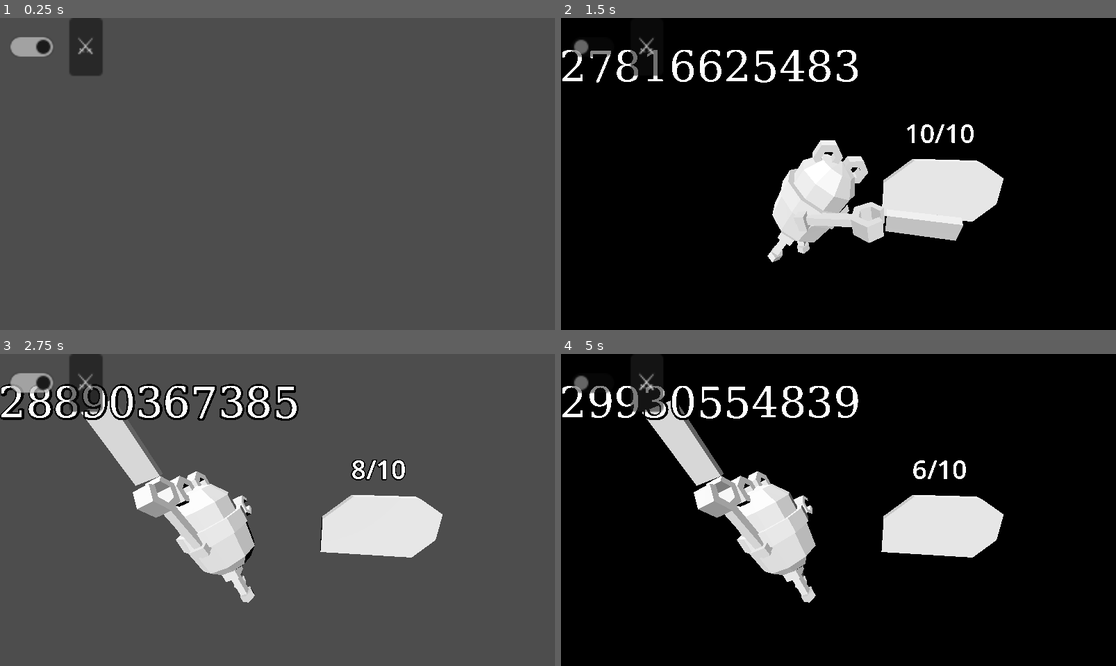
Above: before the commit, frames 1-4 (two rows, left to right).
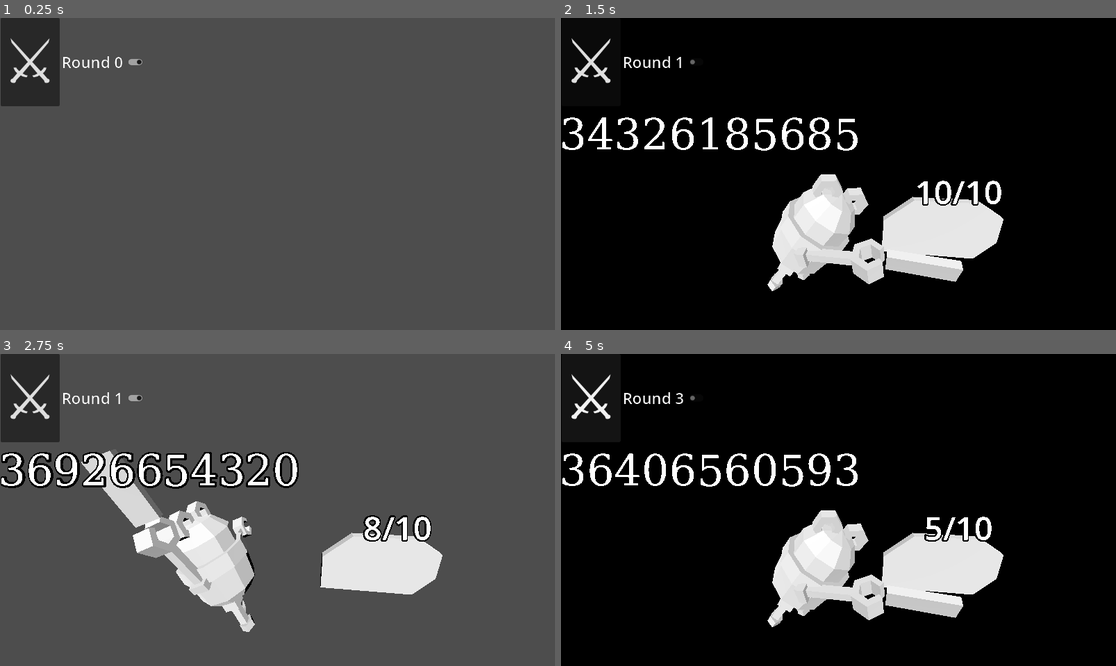
Above: after the commit, the same moments.

Repository: iomeanslife/stream_game_thing
Game: Godot game, scene res://Main.tscn
The game is run twice, just before and just after one commit, with the same random seed, the same clock (stepped at 60 frames per second) and the same inputs.
Inputs (mouse positions are in pixels of both pictures, inside the frame that each line leads up to; where the layout moved, square brackets give the same spot in the first picture):
- Up to frame 1 (0.25 s): no input
- Up to frame 2 (1.5 s): click "⚔️" at 0.5 s; click (694, 61) [594, 46] at 1.25 s
- Up to frame 3 (2.75 s): click (133, 397) [33, 382] at 2 s
- Up to frame 4 (5 s): click "⚔️" at 2.75 s; click (694, 397) [594, 382] at 3.5 s; click "⚔️" at 4.25 s

The runs differ from the first frame. In frame 1, 4.1% of the frame differs, in the area x 0-26%, y 0-29%; in frame 2, 15%; in frame 3, 23%, in the area x 0-80%, y 0-90%; in frame 4, 19%.

Commit message:
small relayout, round loop

Diff:
--- a/Main.gd
+++ b/Main.gd
@@ -4,11 +4,14 @@
 var viewers: Array
 var currentViewerIndex: int
 var currentEnemy: Enemy
+var assaultRound: int = 0
+
 @export var enemyScene: PackedScene
 @export var astroEggScene: PackedScene
 
 @onready var enemyLocation = $EnemyLocation
 @onready var astroEggLocation = $AstroEggLocation
+@onready var roundLabel = $SubViewportContainer/SubViewport/HBoxContainer/RoundCounter
 
 # Called when the node enters the scene tree for the first time.
 func _ready():
@@ -28,10 +31,9 @@
 	pass
 
 func _egg_attacked(emitterId: int):
-	if currentViewerIndex >= viewers.size():
+	if currentViewerIndex >= viewers.size() || !currentEnemy.alive  || viewers[currentViewerIndex].get_instance_id() != emitterId:
 		return
-	if !currentEnemy.alive:
-		return
+
 	viewers[currentViewerIndex].visible = false
 	currentViewerIndex += 1
 	if currentViewerIndex < viewers.size():
@@ -44,6 +46,14 @@
 	get_tree().get_root().set_transparent_background(!showStuff)
 
 func _on_button_pressed():
+	if currentViewerIndex < viewers.size():
+		viewers[currentViewerIndex].visible = false
+	assaultRound += 1
+	roundLabel.text = "Round %d" %assaultRound
+	currentViewerIndex = 0
+	randomize()
+	viewers.shuffle()
+
 	if currentEnemy == null:
 		currentEnemy = enemyScene.instantiate()
 		enemyLocation.add_child(currentEnemy)
--- a/Main.tscn
+++ b/Main.tscn
@@ -8,12 +8,14 @@
 
 [sub_resource type="StandardMaterial3D" id="StandardMaterial3D_wxkqp"]
 
-[sub_resource type="StyleBoxEmpty" id="StyleBoxEmpty_q6y6v"]
-
 [sub_resource type="SystemFont" id="SystemFont_xr0vt"]
 subpixel_positioning = 0
 
 [sub_resource type="StyleBoxEmpty" id="StyleBoxEmpty_of6pq"]
+
+[sub_resource type="SystemFont" id="SystemFont_ddrbr"]
+
+[sub_resource type="StyleBoxEmpty" id="StyleBoxEmpty_q6y6v"]
 
 [node name="Main" type="Node3D"]
 script = ExtResource("1_g2pg7")
@@ -38,33 +40,46 @@
 material = SubResource("StandardMaterial3D_wxkqp")
 
 [node name="Camera3D" type="Camera3D" parent="."]
-transform = Transform3D(0.992757, -0.0387259, 0.113724, 6.9432e-10, 0.946621, 0.322348, -0.120137, -0.320013, 0.939765, 1.14665, 1.5, 3.00646)
+transform = Transform3D(0.992757, -0.0387259, 0.113724, 6.9432e-10, 0.946621, 0.322348, -0.120137, -0.320013, 0.939765, 1.12712, 1.97736, 2.84508)
 
 [node name="DirectionalLight3D" type="DirectionalLight3D" parent="."]
 transform = Transform3D(0.995737, -0.0909887, 0.0151056, 0.0620217, 0.781749, 0.620501, -0.0682673, -0.616919, 0.78406, 1.95041, 1.52022, 2.65435)
 
 [node name="SubViewportContainer" type="SubViewportContainer" parent="."]
-scale = Vector2(3, 3)
+anchors_preset = 1
+anchor_left = 1.0
+anchor_right = 1.0
+offset_left = -1151.0
+offset_bottom = 512.0
+grow_horizontal = 0
 
 [node name="SubViewport" type="SubViewport" parent="SubViewportContainer"]
 transparent_bg = true
 handle_input_locally = false
+size = Vector2i(1024, 512)
 render_target_update_mode = 4
 
 [node name="HBoxContainer" type="HBoxContainer" parent="SubViewportContainer/SubViewport"]
-offset_right = 40.0
-offset_bottom = 40.0
+offset_right = 201.0
+offset_bottom = 183.0
+
+[node name="Button" type="Button" parent="SubViewportContainer/SubViewport/HBoxContainer"]
+layout_mode = 2
+theme_override_fonts/font = SubResource("SystemFont_xr0vt")
+theme_override_font_sizes/font_size = 128
+theme_override_styles/focus = SubResource("StyleBoxEmpty_of6pq")
+text = "⚔️"
+
+[node name="RoundCounter" type="Label" parent="SubViewportContainer/SubViewport/HBoxContainer"]
+layout_mode = 2
+theme_override_fonts/font = SubResource("SystemFont_ddrbr")
+theme_override_font_sizes/font_size = 32
+text = "Round 0"
 
 [node name="CheckButton" type="CheckButton" parent="SubViewportContainer/SubViewport/HBoxContainer"]
 layout_mode = 2
 theme_override_styles/focus = SubResource("StyleBoxEmpty_q6y6v")
 button_pressed = true
 
-[node name="Button" type="Button" parent="SubViewportContainer/SubViewport/HBoxContainer"]
-layout_mode = 2
-theme_override_fonts/font = SubResource("SystemFont_xr0vt")
-theme_override_styles/focus = SubResource("StyleBoxEmpty_of6pq")
-text = "⚔️"
-
+[connection signal="pressed" from="SubViewportContainer/SubViewport/HBoxContainer/Button" to="." method="_on_button_pressed"]
 [connection signal="toggled" from="SubViewportContainer/SubViewport/HBoxContainer/CheckButton" to="." method="_on_check_button_toggled"]
-[connection signal="pressed" from="SubViewportContainer/SubViewport/HBoxContainer/Button" to="." method="_on_button_pressed"]
--- a/Viewer.gd
+++ b/Viewer.gd
@@ -50,4 +50,3 @@
 		animationPlayer.play("walking_animation",-1,1,false)
 	else:
 		attackDone.emit(get_instance_id())
-		pass
--- a/enemy_scene.tscn
+++ b/enemy_scene.tscn
@@ -9,7 +9,7 @@
 script = ExtResource("1_607hv")
 
 [node name="HealthLabel" type="Label3D" parent="."]
-transform = Transform3D(1, 0, 0, 0, 1, 0, 0, 0, 1, 0, 1.17539, 0)
+transform = Transform3D(1, 0, 0, 0, 1, 0, 0, 0, 1, 0, 1.17539, 0.534588)
 billboard = 1
 alpha_cut = 1
 text = "10/10"
Not shown: 1 places in Main.tscn that only renumber resources
